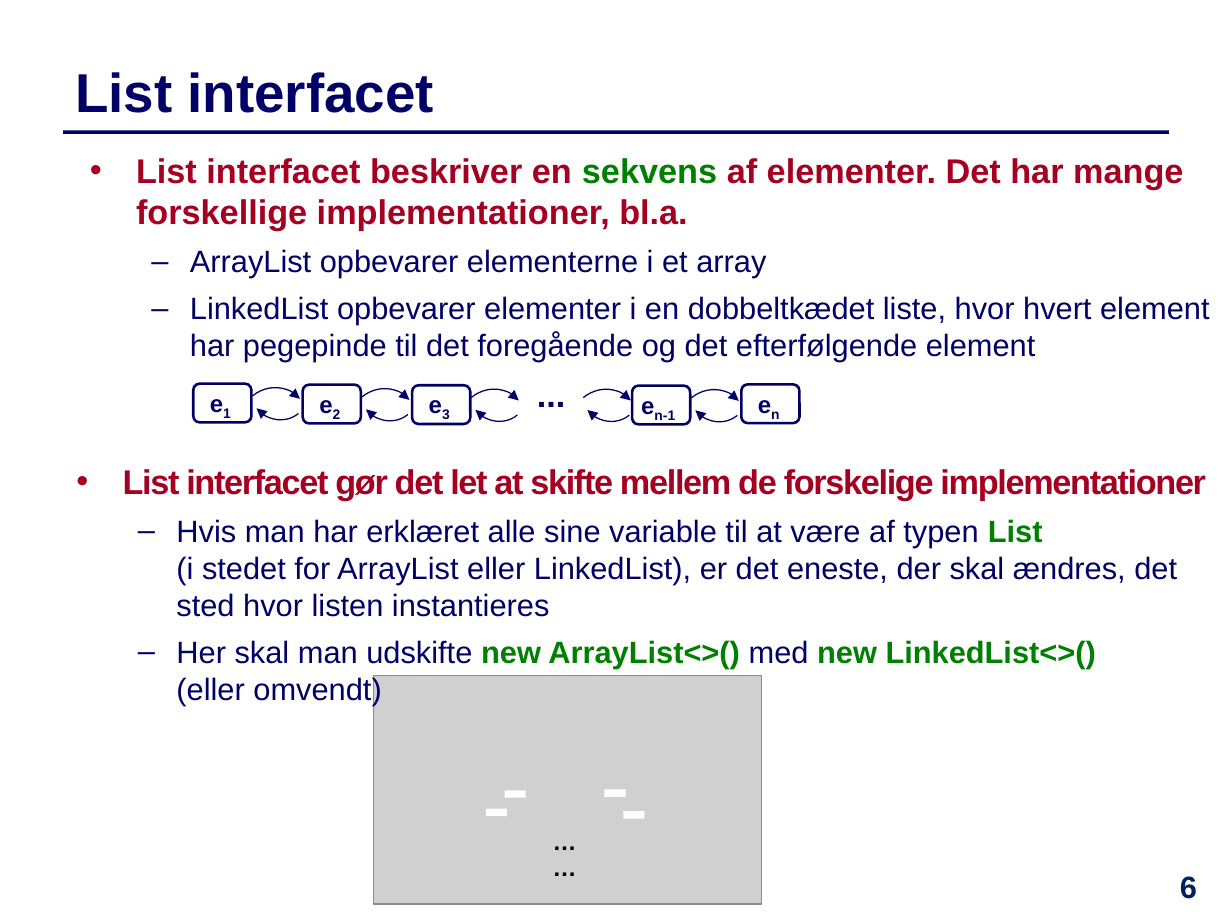
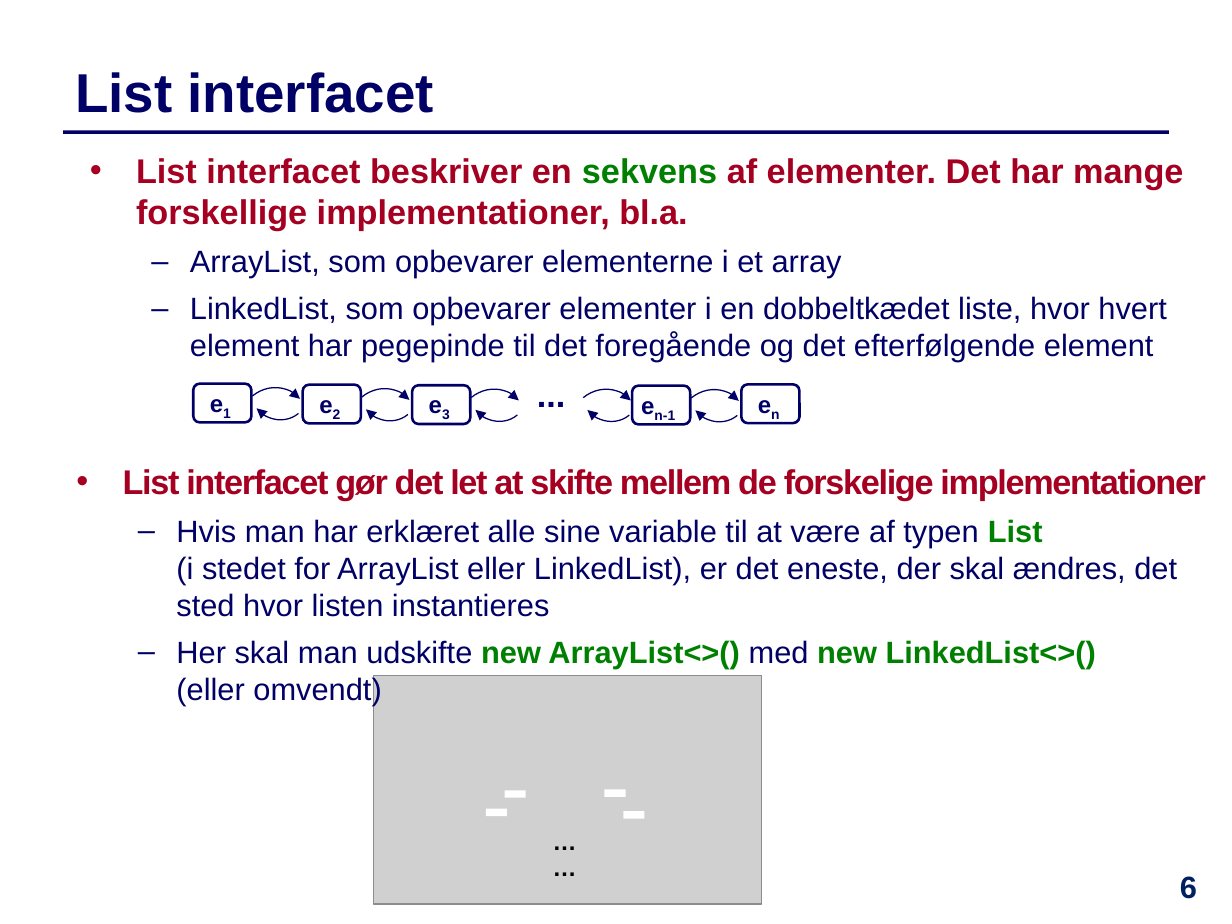
Before and after one commit to IntProgAU/Materiale, a slide deck: slide 6 of web/e21/uge_12/Slides-Uge12.pptx. Drawn at 1232x924 pixels with LibreOffice and Linux fonts; fonts in the diff are those of the drawing; grey boxes stand for pictures. Boxes give left, top, right and bottom in pixels: in the first picture for what was removed or moved away, otherwise in the second. Text is boxed around its words. In the diff, an @@ line names an element or a change of style, - is before the commit and + after.

```diff
--- a/web/e21/uge_12/Slides-Uge12.pptx
+++ b/web/e21/uge_12/Slides-Uge12.pptx
@@ text at box(190, 249, 1166, 362): text changed @@
-  – ArrayList opbevarer elementerne i et array
-  – LinkedList opbevarer elementer i en dobbeltkædet liste, hvor hvert element har pegepinde til det foregående og det efterfølgende element
+  – ArrayList, som opbevarer elementerne i et array
+  – LinkedList, som opbevarer elementer i en dobbeltkædet liste, hvor hvert element har pegepinde til det foregående og det efterfølgende element
```
Also in this commit, not shown: 13 other slides changed, 1 slide added, 1 other file.
